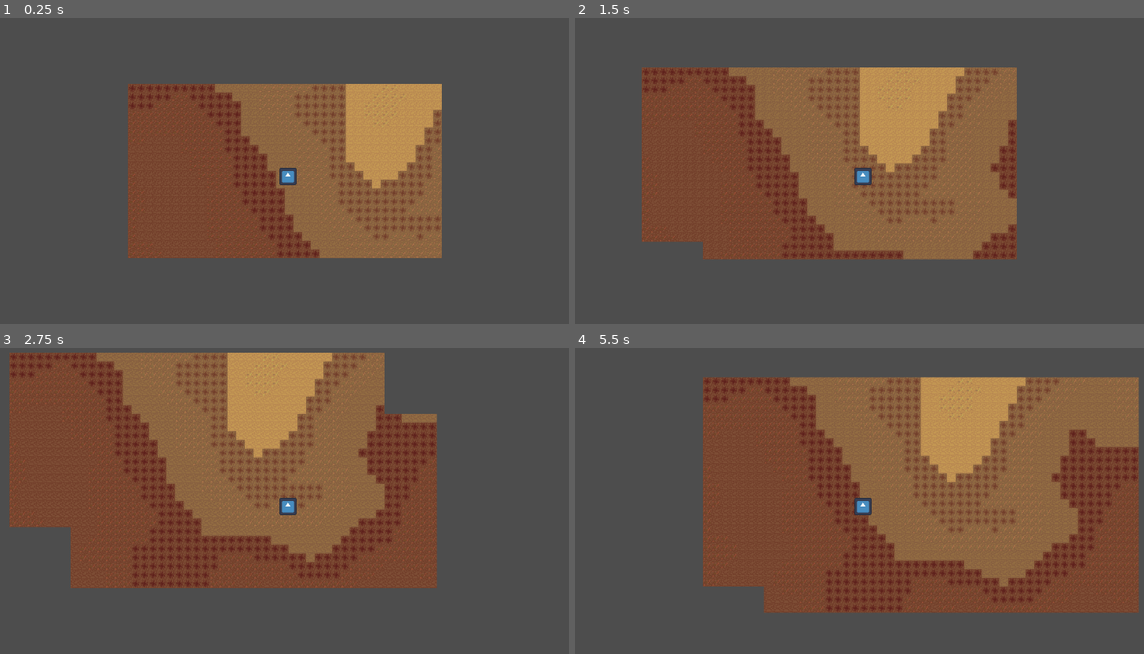
Above: before the commit, frames 1-4 (two rows, left to right).
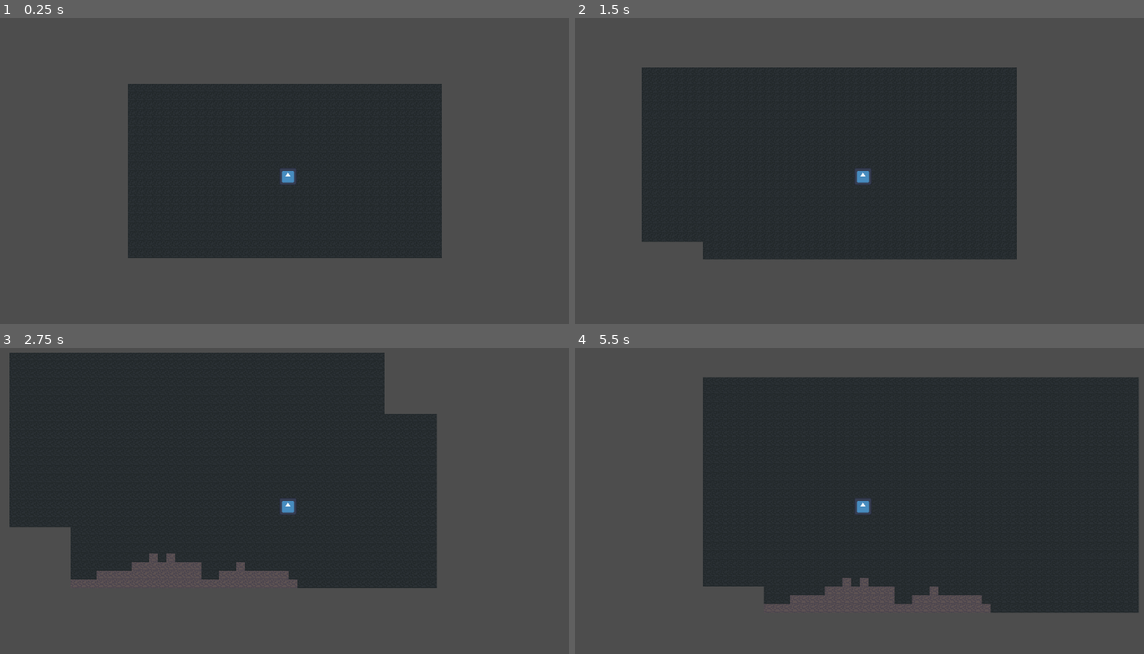
Above: after the commit, the same moments.

Repository: nbala123/2D-Terrain-Generator
Game: Godot game, scene res://world.tscn
Two runs of this game, one before a commit and one after it. Both use one fixed random seed, a clock stepped at 60 frames per second and the inputs below. The engine's default icon, where the game draws it, is replaced by a stand-in: a white triangle on a blue panel in a dark square.
Inputs:
- Up to frame 1 (0.25 s): no input
- Up to frame 2 (1.5 s): tap Enter at 0.5 s; hold Right (ui_right) 0.53-1.28 s; hold Down (ui_down) from 1.28 s (still down)
- Up to frame 3 (2.75 s): release Down (ui_down) at 2.03 s; hold Right (ui_right) from 2.03 s (still down)
- Up to frame 4 (5.5 s): release Right (ui_right) at 2.78 s; hold Up (ui_up) 2.78-3.53 s; hold Left (ui_left) 3.53-5.03 s; hold Down (ui_down) from 5.03 s (still down)

The runs differ from the first frame. In frame 1, 31% of the frame differs, in the area x 22-78%, y 21-79%; in frame 2, 41%; in frame 3, 54%; in frame 4, 58%, in the area x 22-100%, y 9-87%.

Commit message:
Added Biome generation system
May update later with new biomes, better generation, and different noise algorithms

Diff:
--- a/Scripts/World.gd
+++ b/Scripts/World.gd
@@ -1,23 +1,17 @@
 extends Node2D
 
 const biomes = {
-	'savannah' : Vector2i(),
-	'mesa' : Vector2i(),
-	'rocks' : Vector2i(),
-	'volcano' : Vector2i(),
-	'swamp' : Vector2i(),
-	'flower plains' : Vector2i(),
-	'dark forest' : Vector2i(),
-	'plains' : Vector2i(),
-	'wet plains' : Vector2i(),
-	'light forest' : Vector2i(),
-	'dry plains' : Vector2i(),
-	'desert' : Vector2i(),
-	'snow' : Vector2i(),
-	'warm ocean' : Vector2i(),
-	'ocean' : Vector2i(),
-	'cold ocean' : Vector2i(),
-	'frozen ocean' : Vector2i(),
+	#biome_name : Position of main block
+	'savannah' : Vector2i(2, 57),
+	'rocks' : Vector2i(2, 58),
+	'volcano' : Vector2i(5, 58),
+	'swamp' : Vector2i(2, 59),
+	'flower plains' : Vector2i(21, 57),
+	'plains' : Vector2i(11, 58),
+	'forest' : Vector2i(24, 57),
+	'desert' : Vector2i(8, 59),
+	'snow' : Vector2i(11, 59),
+	'ocean' : Vector2i(11, 60),
 }
 
 const TEST_SEED = 983233
@@ -32,9 +26,9 @@
 
 # Called when the node enters the scene tree for the first time.
 func _ready():
-	wetness.set_seed(TEST_SEED)
-	temperature.set_seed(TEST_SEED + 1)
-	height.set_seed(TEST_SEED + 2)
+	wetness.set_seed(TEST_SEED); wetness.set_domain_warp_enabled(true); wetness.set_domain_warp_amplitude(5.0); wetness.set_noise_type(FastNoiseLite.TYPE_VALUE )
+	temperature.set_seed(TEST_SEED + 1); temperature.set_domain_warp_enabled(true); temperature.set_domain_warp_amplitude(10.0); temperature.set_noise_type(FastNoiseLite.TYPE_VALUE)
+	height.set_seed(TEST_SEED + 2); height.set_domain_warp_enabled(true); height.set_domain_warp_amplitude(20.0); height.set_noise_type(FastNoiseLite.TYPE_VALUE)
 
 
 # Called every frame. 'delta' is the elapsed time since the previous frame.
@@ -50,6 +44,34 @@
 				#Noise is non-uniform, multiplies by 10 to get [-10, 10], adds 5 for [-5, 15],
 				#and clamps the unlikely upper and lower 5 to [0, 10] for more uniformity
 				var tile_wet = clamp(round(wetness.get_noise_2dv(tile) * 10 + 5), 0, 10)
-				var tile_temp = temperature.get_noise_2dv(tile)
-				var tile_height = height.get_noise_2dv(tile)
-				map.set_cell(0, tile, 0, Vector2i(tile_wet, 57))
+				var tile_temp = clamp(round(temperature.get_noise_2dv(tile) * 10 + 5), 0, 10)
+				var tile_height = clamp(round(height.get_noise_2dv(tile) * 10 + 5), 0, 10)
+				map.set_cell(0, tile, 0, select_biome(tile_wet, tile_temp, tile_height))
+
+func select_biome(tile_wet, tile_temp, tile_height):
+	var biome_tile : Vector2i
+	if tile_height < 2:
+		biome_tile = biomes['ocean']
+	elif tile_height < 8:
+		if tile_temp < 6:
+			if tile_wet < 5:
+				biome_tile = biomes['plains']
+			elif tile_wet < 6:
+				biome_tile = biomes['flower plains']
+			elif tile_wet < 10:
+				biome_tile = biomes['forest']
+			else:
+				biome_tile = biomes['swamp']
+		else:
+			if tile_wet < 5:
+				biome_tile = biomes['desert']
+			else:
+				biome_tile = biomes['savannah']
+	else:
+		if tile_temp < 3:
+			biome_tile = biomes['snow']
+		elif tile_temp < 6:
+			biome_tile = biomes['rocks']
+		else:
+			biome_tile = biomes['volcano']
+	return biome_tile
